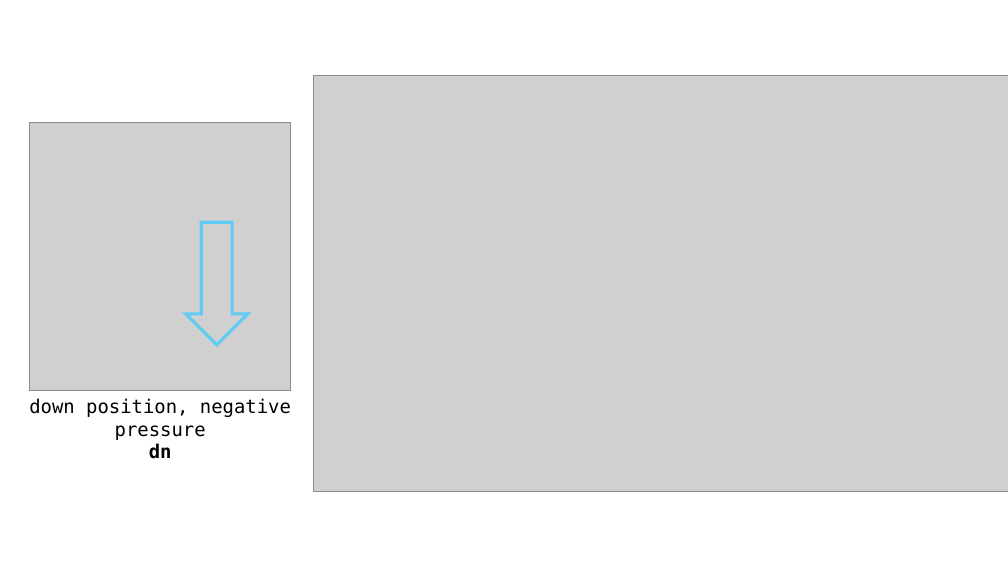
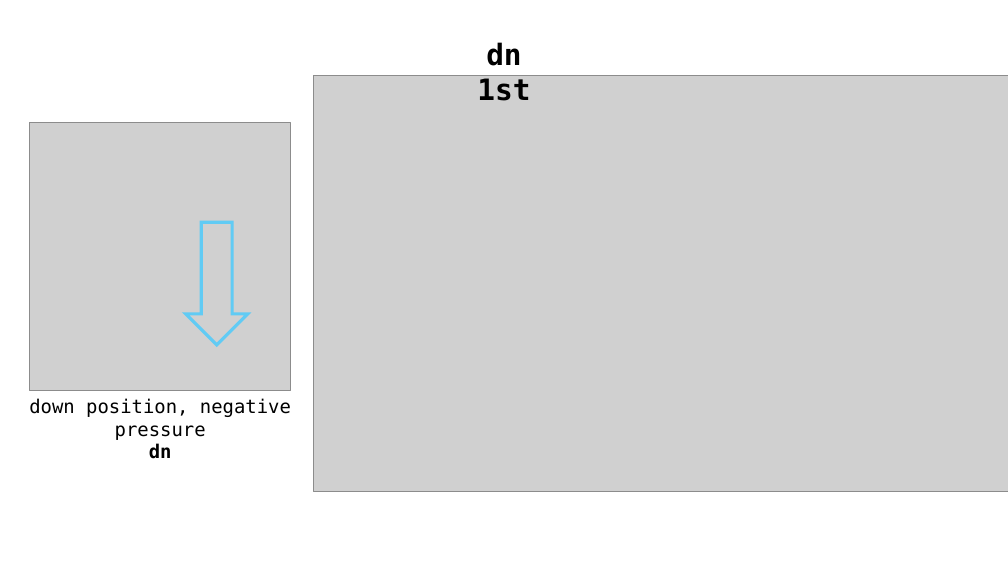
Before and after one commit to ominseo5/robotory_SoftFinger, a slide deck: slide 4 of LabLog.pptx. Drawn at 1008x567 pixels with LibreOffice and Linux fonts; fonts in the diff are those of the drawing; grey boxes stand for pictures. Boxes give left, top, right and bottom in pixels: in the first picture for what was removed or moved away, otherwise in the second. Text is boxed around its words. In the diff, an @@ line names an element or a change of style, - is before the commit and + after.

```diff
--- a/LabLog.pptx
+++ b/LabLog.pptx
@@ text added at [477,42,530,101], 28 pt, text #000000, bold @@
+dn 1st
```
Also in this commit, not shown: 4 other slides changed, 12 slides added, 2 slides removed, 3 other files.
